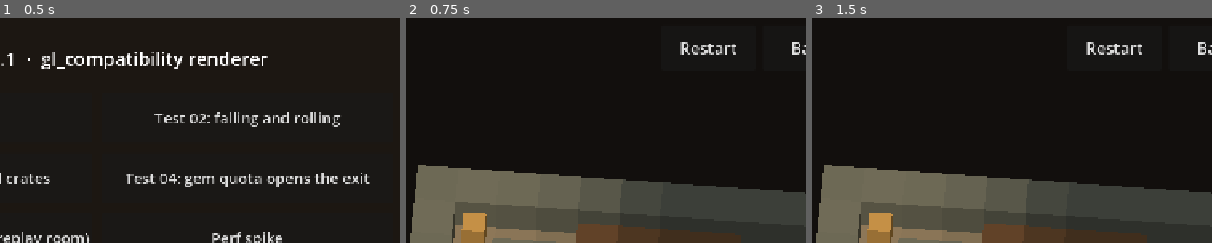
Above: before the commit, frames 1-3 (left to right).
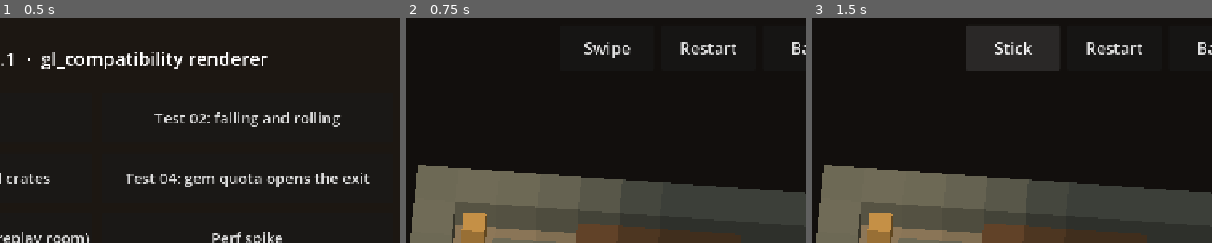
Above: after the commit, the same moments.

Repository: jamik111/relicbound
Game: Godot game, scene res://scenes/boot.tscn
Two runs of this game, one before a commit and one after it. Both use one fixed random seed, a clock stepped at 60 frames per second and the inputs below.
Inputs (mouse positions are % of the whole screen's width and height, from its top left):
- Up to frame 1 (0.5 s): no input
- Up to frame 2 (0.75 s): click "Test 01: walk and dig" at 0.5 s
- Up to frame 3 (1.5 s): click (67, 7) at 1.25 s, where only the run after the commit has a clickable "Swipe"
The pictures show only the part of the screen within x 42-92%, y 0-50%; the shares and areas given below are measured in that part.

Frame 1 is identical in both runs. In frame 2, 0.4% of the frame differs, in the area x 44-57%, y 10-18%; in frame 3, 4.6%, in the area x 38-62%, y 3-24%.

Commit message:
Sprint 2.2: touch controls (swipe-and-hold + floating stick)
- SwipeTracker (pure, unit-tested): swipe-and-hold commits the dominant
  axis after a threshold and re-anchors to the finger; floating stick
  holds outside a dead zone and stops back inside it
- TouchControls: full-screen layer under the HUD buttons feeding Game's
  input buffer; sizes scale with viewport height; draws the stick;
  releases on lift-off and on focus loss
- HUD Swipe/Stick toggle (PRD open question Q1), saved in Settings
- Keyboard/gamepad already wired in 2.1; 120 ms buffer = Game's pending
  press, consumed on the next 100 ms tick

Co-Authored-By: Claude Opus 5.5 <noreply@anthropic.com>

Diff:
--- a/game/scenes/level.gd
+++ b/game/scenes/level.gd
@@ -23,6 +23,8 @@
 	Events.sim_events.connect(_on_sim_events)
 	%RestartButton.pressed.connect(Game.restart)
 	%BackButton.pressed.connect(_on_back)
+	%ControlsButton.pressed.connect(_on_toggle_controls)
+	_update_controls_button()
 	var path: String = Game.level_path if Game.level_path != "" else default_level
 	if not Game.load_level(path):
 		_status_label.text = "Could not load %s" % path
@@ -63,6 +65,18 @@
 		_status_label.text = ""
 
 
+## Swipe vs stick is an open PRD question (Q1), so playtesters can switch in-level.
+func _on_toggle_controls() -> void:
+	Settings.touch_scheme = (Settings.TouchScheme.STICK if Settings.touch_scheme == Settings.TouchScheme.SWIPE
+		else Settings.TouchScheme.SWIPE)
+	Settings.save_settings()
+	_update_controls_button()
+
+
+func _update_controls_button() -> void:
+	%ControlsButton.text = "Stick" if Settings.touch_scheme == Settings.TouchScheme.STICK else "Swipe"
+
+
 func _on_back() -> void:
 	Game.stop()
 	get_tree().change_scene_to_file(BOOT_SCENE)
--- a/game/scenes/level.tscn
+++ b/game/scenes/level.tscn
@@ -1,8 +1,9 @@
-[gd_scene load_steps=4 format=3]
+[gd_scene load_steps=5 format=3]
 
 [ext_resource type="Script" path="res://scenes/level.gd" id="1_level"]
 [ext_resource type="Script" path="res://view/level_view.gd" id="2_view"]
 [ext_resource type="Script" path="res://view/follow_camera.gd" id="3_cam"]
+[ext_resource type="Script" path="res://ui/touch_controls.gd" id="4_touch"]
 
 [node name="Level" type="Node3D"]
 script = ExtResource("1_level")
@@ -15,6 +16,15 @@
 script = ExtResource("3_cam")
 
 [node name="HUD" type="CanvasLayer" parent="."]
+
+[node name="TouchControls" type="Control" parent="HUD"]
+layout_mode = 3
+anchors_preset = 15
+anchor_right = 1.0
+anchor_bottom = 1.0
+grow_horizontal = 2
+grow_vertical = 2
+script = ExtResource("4_touch")
 
 [node name="GemsLabel" type="Label" parent="HUD"]
 unique_name_in_owner = true
@@ -39,12 +49,20 @@
 anchors_preset = 1
 anchor_left = 1.0
 anchor_right = 1.0
-offset_left = -340.0
+offset_left = -502.0
 offset_top = 12.0
 offset_right = -16.0
 offset_bottom = 84.0
 grow_horizontal = 0
 theme_override_constants/separation = 12
+
+[node name="ControlsButton" type="Button" parent="HUD/Buttons"]
+unique_name_in_owner = true
+custom_minimum_size = Vector2(150, 72)
+layout_mode = 2
+focus_mode = 0
+theme_override_font_sizes/font_size = 26
+text = "Swipe"
 
 [node name="RestartButton" type="Button" parent="HUD/Buttons"]
 unique_name_in_owner = true
--- /dev/null
+++ b/game/tests/view/test_swipe_tracker.gd
@@ -0,0 +1,61 @@
+extends GutTest
+## Task 2.2: swipe-and-hold and floating-stick direction logic.
+
+const NONE: SimStep.Intent = SimStep.Intent.NONE
+
+var _t: SwipeTracker
+
+
+func before_each() -> void:
+	_t = SwipeTracker.new()
+	_t.threshold = 30.0
+	_t.dead_zone = 20.0
+
+
+func test_direction_of() -> void:
+	assert_eq(SwipeTracker.direction_of(Vector2(10, 2)), SimStep.Intent.RIGHT)
+	assert_eq(SwipeTracker.direction_of(Vector2(-10, 2)), SimStep.Intent.LEFT)
+	assert_eq(SwipeTracker.direction_of(Vector2(2, -10)), SimStep.Intent.UP)
+	assert_eq(SwipeTracker.direction_of(Vector2(2, 10)), SimStep.Intent.DOWN)
+
+
+func test_swipe_needs_threshold() -> void:
+	_t.begin(Vector2(100, 100))
+	assert_eq(_t.move(Vector2(120, 100)), NONE)
+	assert_eq(_t.move(Vector2(135, 100)), SimStep.Intent.RIGHT)
+
+
+func test_swipe_holds_while_finger_rests() -> void:
+	_t.begin(Vector2(100, 100))
+	_t.move(Vector2(140, 100))
+	assert_eq(_t.move(Vector2(142, 101)), SimStep.Intent.RIGHT, "small jitter keeps the direction")
+
+
+func test_swipe_turns_after_new_threshold() -> void:
+	_t.begin(Vector2(100, 100))
+	_t.move(Vector2(140, 100))
+	assert_eq(_t.move(Vector2(140, 80)), SimStep.Intent.RIGHT, "20 px up is under the threshold")
+	assert_eq(_t.move(Vector2(140, 60)), SimStep.Intent.UP)
+
+
+func test_swipe_reverse() -> void:
+	_t.begin(Vector2(100, 100))
+	_t.move(Vector2(140, 100))
+	assert_eq(_t.move(Vector2(105, 100)), SimStep.Intent.LEFT)
+
+
+func test_end_releases() -> void:
+	_t.begin(Vector2(100, 100))
+	_t.move(Vector2(140, 100))
+	_t.end()
+	assert_eq(_t.current, NONE)
+	assert_eq(_t.move(Vector2(200, 100)), NONE, "moves after lift-off are ignored")
+
+
+func test_stick_dead_zone_and_return() -> void:
+	_t.mode = Settings.TouchScheme.STICK
+	_t.begin(Vector2(100, 100))
+	assert_eq(_t.move(Vector2(110, 100)), NONE)
+	assert_eq(_t.move(Vector2(100, 140)), SimStep.Intent.DOWN)
+	assert_eq(_t.move(Vector2(105, 105)), NONE, "back in the dead zone stops")
+	assert_eq(_t.origin, Vector2(100, 100), "the stick centre doesn't follow the finger")
--- /dev/null
+++ b/game/ui/swipe_tracker.gd
@@ -0,0 +1,53 @@
+class_name SwipeTracker
+extends RefCounted
+## Turns one finger's path into a held direction. No nodes, so it's unit-testable.
+##
+## SWIPE (swipe-and-hold, the default): once the finger has moved `threshold` px from the anchor, the
+## dominant axis becomes the held direction and the anchor follows the finger. Keep holding to keep
+## walking; drag the other way past the threshold to turn. Lifting the finger stops.
+## STICK (floating virtual stick): the touch-down point is the stick centre. Outside the dead zone the
+## dominant axis of the offset is held; back inside the dead zone nothing is held.
+
+## A Settings.TouchScheme value (autoload enums can't be used as type hints).
+var mode: int = Settings.TouchScheme.SWIPE
+var threshold: float = 32.0
+var dead_zone: float = 24.0
+
+var active: bool = false
+var origin: Vector2 = Vector2.ZERO
+var position: Vector2 = Vector2.ZERO
+var current: SimStep.Intent = SimStep.Intent.NONE
+
+
+func begin(pos: Vector2) -> void:
+	active = true
+	origin = pos
+	position = pos
+	current = SimStep.Intent.NONE
+
+
+## Returns the direction to hold now (may be unchanged, or NONE).
+func move(pos: Vector2) -> SimStep.Intent:
+	if not active:
+		return SimStep.Intent.NONE
+	position = pos
+	var d: Vector2 = pos - origin
+	if mode == Settings.TouchScheme.SWIPE:
+		if d.length() >= threshold:
+			current = direction_of(d)
+			origin = pos
+	else:
+		current = SimStep.Intent.NONE if d.length() < dead_zone else direction_of(d)
+	return current
+
+
+func end() -> void:
+	active = false
+	current = SimStep.Intent.NONE
+
+
+## Screen-space vector to a grid direction (screen up = north). Ties go to the horizontal axis.
+static func direction_of(d: Vector2) -> SimStep.Intent:
+	if absf(d.x) >= absf(d.y):
+		return SimStep.Intent.RIGHT if d.x > 0.0 else SimStep.Intent.LEFT
+	return SimStep.Intent.DOWN if d.y > 0.0 else SimStep.Intent.UP
--- /dev/null
+++ b/game/ui/touch_controls.gd
@@ -0,0 +1,71 @@
+class_name TouchControls
+extends Control
+## Full-screen touch layer under the HUD buttons: feeds Game's input buffer from one finger via SwipeTracker.
+## Uses the mouse events Godot emulates from the first touch, so it also works with a mouse on desktop.
+## Sizes scale with the viewport height so they feel the same on every screen.
+
+## Swipe distance before a direction counts, as a fraction of viewport height (~32 px at 1080p).
+const SWIPE_THRESHOLD: float = 0.03
+const STICK_RADIUS: float = 0.09
+const STICK_DEAD_ZONE: float = 0.25  # fraction of the stick radius
+
+var _tracker := SwipeTracker.new()
+var _held: SimStep.Intent = SimStep.Intent.NONE
+
+
+func _ready() -> void:
+	set_anchors_preset(Control.PRESET_FULL_RECT)
+	mouse_filter = Control.MOUSE_FILTER_STOP
+
+
+func _gui_input(event: InputEvent) -> void:
+	var mb: InputEventMouseButton = event as InputEventMouseButton
+	if mb and mb.button_index == MOUSE_BUTTON_LEFT:
+		if mb.pressed:
+			_configure()
+			_tracker.begin(mb.position)
+		else:
+			_tracker.end()
+			_hold(SimStep.Intent.NONE)
+		queue_redraw()
+		accept_event()
+		return
+	var mm: InputEventMouseMotion = event as InputEventMouseMotion
+	if mm and _tracker.active:
+		_hold(_tracker.move(mm.position))
+		queue_redraw()
+		accept_event()
+
+
+func _notification(what: int) -> void:
+	# Don't leave a direction stuck if the app loses focus mid-swipe.
+	if what == NOTIFICATION_APPLICATION_FOCUS_OUT or what == NOTIFICATION_EXIT_TREE:
+		_tracker.end()
+		_hold(SimStep.Intent.NONE)
+
+
+func _configure() -> void:
+	var h: float = get_viewport_rect().size.y
+	_tracker.mode = Settings.touch_scheme
+	_tracker.threshold = SWIPE_THRESHOLD * h
+	_tracker.dead_zone = STICK_DEAD_ZONE * STICK_RADIUS * h
+
+
+func _hold(intent: SimStep.Intent) -> void:
+	if intent == _held:
+		return
+	if _held != SimStep.Intent.NONE:
+		Game.release(_held)
+	_held = intent
+	if intent != SimStep.Intent.NONE:
+		Game.press(intent)
+
+
+func _draw() -> void:
+	if not _tracker.active or _tracker.mode != Settings.TouchScheme.STICK:
+		return
+	var r: float = STICK_RADIUS * get_viewport_rect().size.y
+	var offset: Vector2 = (_tracker.position - _tracker.origin).limit_length(r)
+	draw_circle(_tracker.origin, r, Color(1, 1, 1, 0.12))
+	draw_arc(_tracker.origin, r, 0.0, TAU, 48, Color(1, 1, 1, 0.35), 3.0)
+	draw_circle(_tracker.origin + offset, r * 0.38, Color(1, 1, 1, 0.45))
Not shown, added: game/tests/view/test_swipe_tracker.gd.uid
Not shown, added: game/ui/swipe_tracker.gd.uid
Not shown, added: game/ui/touch_controls.gd.uid
